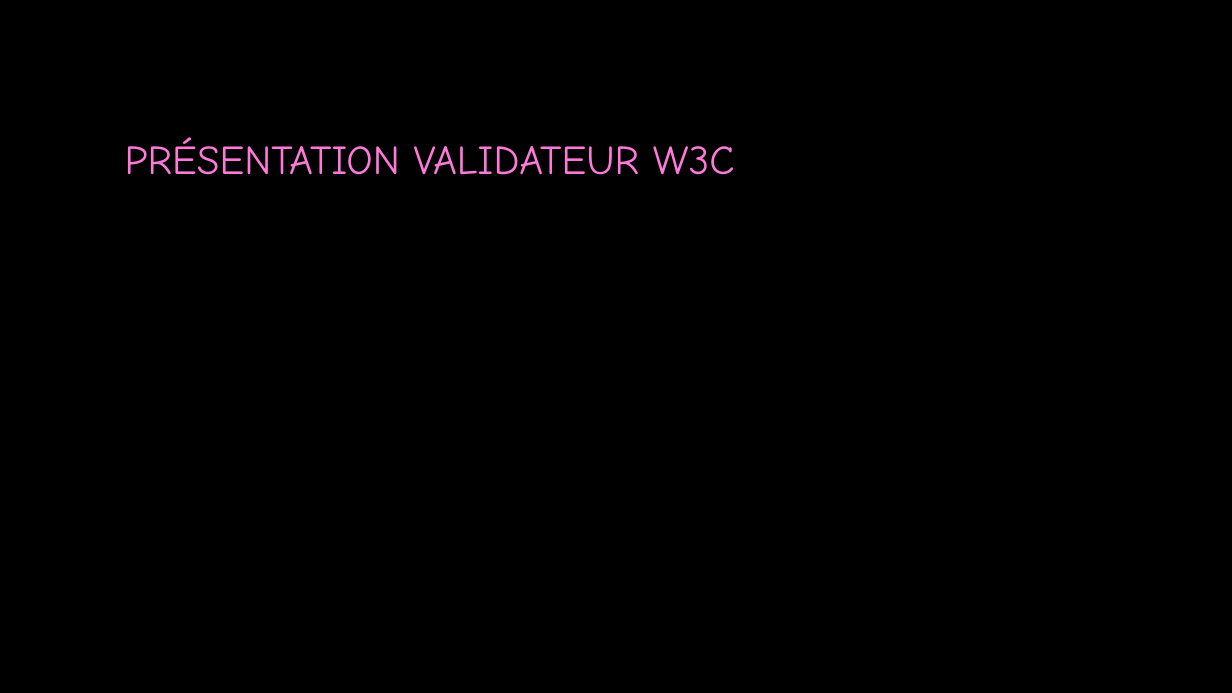
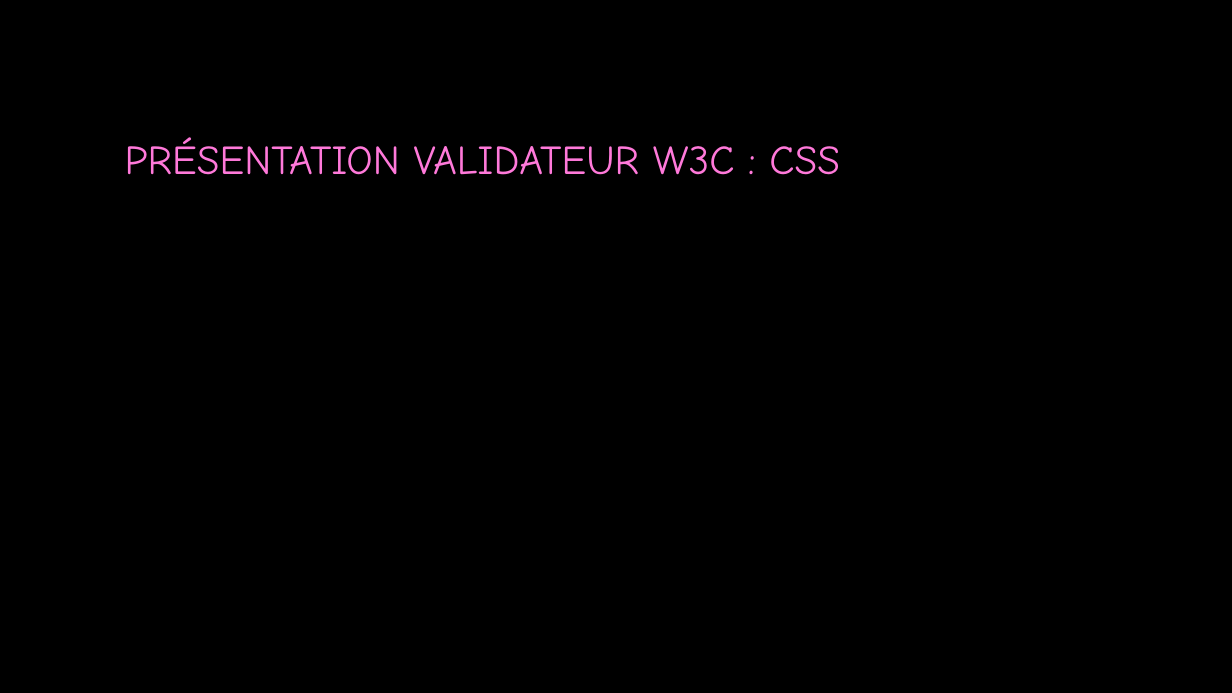
Before and after one commit to julescynamon/CYNAMONJules_3_19102021, a slide deck: slide 7 of PrésentationProjet 3.pptx (slide 6 before the commit). Drawn at 1232x693 pixels with LibreOffice and Linux fonts; fonts in the diff are those of the drawing; background and template pictures are left out. Boxes give left, top, right and bottom in pixels: in the first picture for what was removed or moved away, otherwise in the second. Text is boxed around its words. In the diff, an @@ line names an element or a change of style, - is before the commit and + after.

```diff
--- a/PrésentationProjet 3.pptx
+++ b/PrésentationProjet 3.pptx
@@ title at [125,138,840,175]: text changed @@
-PRÉSENTATION VALIDATEUR W3C
+PRÉSENTATION VALIDATEUR W3C : CSS
```
Also in this commit, not shown: 2 other slides changed, 1 slide added, 12 other files.
